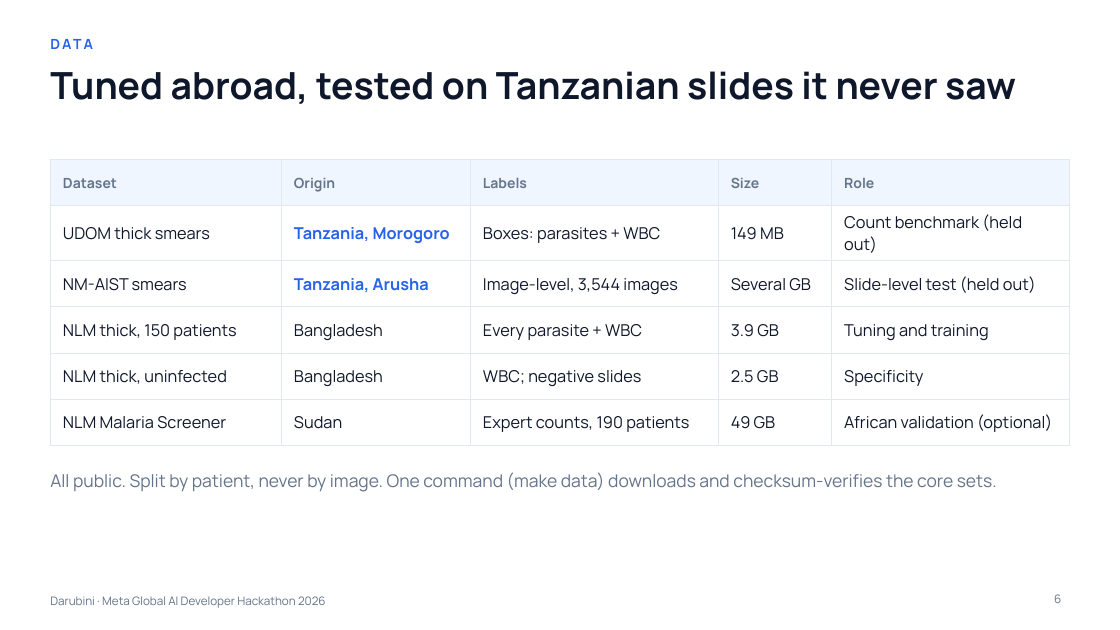
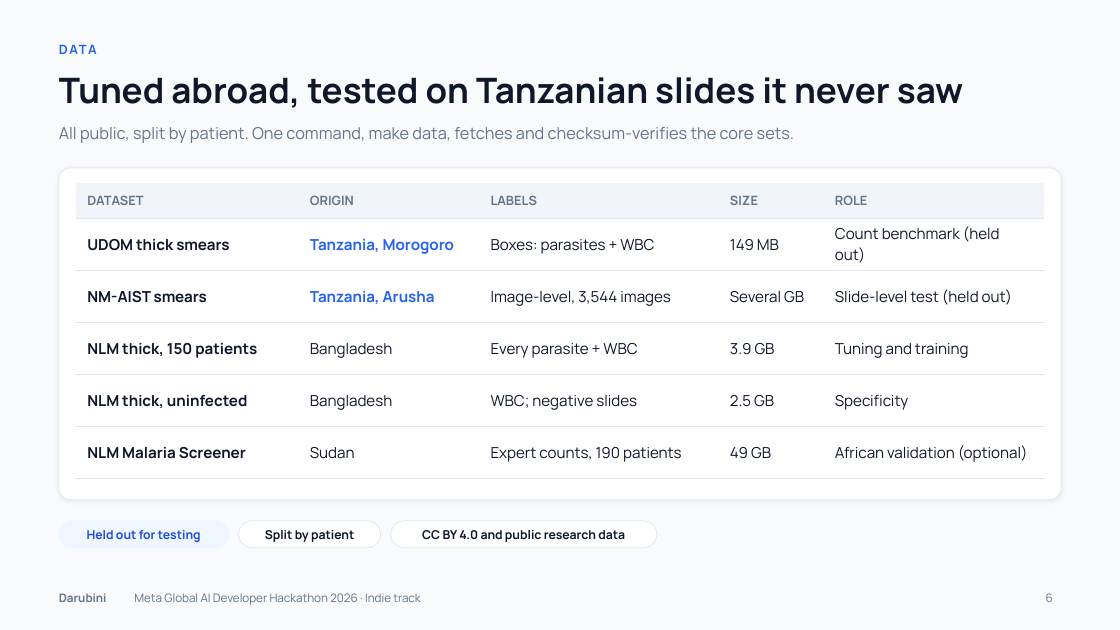
Before and after one commit to albertmwangwa/darubini, a slide deck: slide 6 of docs/proposal/Darubini-Proposal.pptx. Drawn at 1120x630 pixels with LibreOffice and Linux fonts; fonts in the diff are those of the drawing. Boxes give left, top, right and bottom in pixels: in the first picture for what was removed or moved away, otherwise in the second. Text is boxed around its words. In the diff, an @@ line names an element or a change of style, - is before the commit and + after.

```diff
--- a/docs/proposal/Darubini-Proposal.pptx
+++ b/docs/proposal/Darubini-Proposal.pptx
@@ background #FFFFFF to #F8FAFC @@
@@ text "DATA": place and size @@
-text "DATA" at (50, 35, 807, 62)
+text "DATA" at (59, 42, 731, 67)
@@ text "DATA" at (59, 42, 731, 67): size 12 to 11 pt, letter spacing 2 to 1.5 pt @@
@@ title "Tuned abroad, tested on Tanzanian ...": place and size @@
-title "Tuned abroad, tested on Tanzanian ..." at (50, 71, 1016, 104)
+title "Tuned abroad, tested on Tanzanian ..." at (59, 77, 963, 108)
@@ title "Tuned abroad, tested on Tanzanian ..." at (59, 77, 963, 108): size 32 to 30 pt @@
@@ text at (59, 127, 794, 143): text changed; size 15 to 14 pt @@
-All public. Split by patient, never by image. One command (make data) downloads and checksum-verifies the core sets.
+All public, split by patient. One command, make data, fetches and checksum-verifies the core sets.
@@ rounded rectangle added at (59, 168, 1061, 500), fill #FFFFFF, outline #E2E8F0 0.75 pt @@
@@ table at (76, 183, 1044, 466) @@
-row 1: Dataset | Origin | Labels | Size | Role
+row 1: DATASET | ORIGIN | LABELS | SIZE | ROLE
@@ fill #EFF6FF to #F1F5F9 in row 1 @@
@@ size 14 to 13 pt @@
@@ bold on in "UDOM thick smears", "NM-AIST smears", "NLM thick, 150 patients", "NLM thick, uninfected" and 1 more places @@
@@ borders changed @@
@@ table: place and size @@
-table at (50, 160, 1070, 436)
+table at (76, 183, 1044, 466)
@@ rounded rectangle added at (59, 521, 229, 548), fill #EFF6FF, outline #EFF6FF 0.75 pt @@
@@ text added at (87, 530, 201, 542), 10.5 pt, text #1D4ED8, bold @@
+Held out for testing
@@ rounded rectangle added at (239, 521, 381, 548), fill #FFFFFF, outline #E2E8F0 0.75 pt @@
@@ text added at (265, 530, 354, 542), 10.5 pt, text #0F172A, bold @@
+Split by patient
@@ rounded rectangle added at (391, 521, 657, 548), fill #FFFFFF, outline #E2E8F0 0.75 pt @@
@@ text added at (422, 530, 625, 542), 10.5 pt, text #0F172A, bold @@
+CC BY 4.0 and public research data
@@ text added at (59, 593, 107, 602), 10 pt, text #64748B, bold @@
+Darubini
@@ text at (134, 593, 420, 605): text changed @@
-Darubini · Meta Global AI Developer Hackathon 2026
+Meta Global AI Developer Hackathon 2026 · Indie track
@@ page number: place and size @@
-page number at (1054, 594, 1061, 603)
+page number at (1046, 593, 1053, 602)
```
Also in this commit, not shown: 11 other slides changed.
